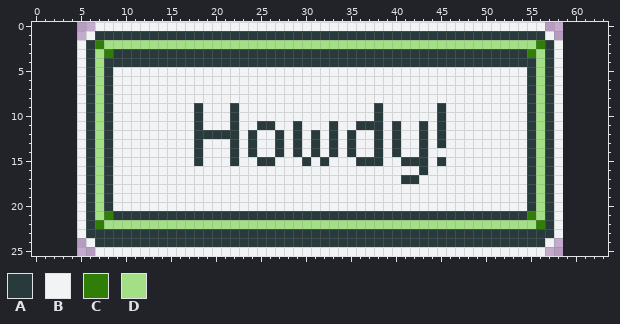
Two states of a pixel-art file, howdy.ase. This is how it looked before the edit.
54x26 pixels, 1 frame. The old version is drawn lined up with the new one, on the new canvas.
Palette (. is transparent): A #293a3d  B #f1f3f4  C #2e7e07  D #a3e085
Pixels before, first column x 5:
 0 ..BBBBBBBBBBBBBBBBBBBBBBBBBBBBBBBBBBBBBBBBBBBBBBBBBB..
 1 .BAAAAAAAAAAAAAAAAAAAAAAAAAAAAAAAAAAAAAAAAAAAAAAAAAAB.
 2 BACDDDDDDDDDDDDDDDDDDDDDDDDDDDDDDDDDDDDDDDDDDDDDDDDCAB
 3 BADCAAAAAAAAAAAAAAAAAAAAAAAAAAAAAAAAAAAAAAAAAAAAAACDAB
 4 BADAAAAAAAAAAAAAAAAAAAAAAAAAAAAAAAAAAAAAAAAAAAAAAAADAB
 5 BADABBBBBBBBBBBBBBBBBBBBBBBBBBBBBBBBBBBBBBBBBBBBBBADAB
 6 BADABBBBBBBBBBBBBBBBBBBBBBBBBBBBBBBBBBBBBBBBBBBBBBADAB
 7 BADABBBBBBBBBBBBBBBBBBBBBBBBBBBBBBBBBBBBBBBBBBBBBBADAB
 8 BADABBBBBBBBBBBBBBBBBBBBBBBBBBBBBBBBBBBBBBBBBBBBBBADAB
 9 BADABBBBBBBBBABBBABBBBBBBBBBBBBBBABBBBBBABBBBBBBBBADAB
10 BADABBBBBBBBBABBBABBBBBBBBBBBBBBBABBBBBBABBBBBBBBBADAB
11 BADABBBBBBBBBABBBABBAABBABBBABBAAABABBABABBBBBBBBBADAB
12 BADABBBBBBBBBAAAAABABBABABABABABBABABBABABBBBBBBBBADAB
13 BADABBBBBBBBBABBBABABBABABABABABBABABBABABBBBBBBBBADAB
14 BADABBBBBBBBBABBBABABBABABABABABBABABBABBBBBBBBBBBADAB
15 BADABBBBBBBBBABBBABBAABBBABABBBAAABBAAABABBBBBBBBBADAB
16 BADABBBBBBBBBBBBBBBBBBBBBBBBBBBBBBBBBBABBBBBBBBBBBADAB
17 BADABBBBBBBBBBBBBBBBBBBBBBBBBBBBBBBBAABBBBBBBBBBBBADAB
18 BADABBBBBBBBBBBBBBBBBBBBBBBBBBBBBBBBBBBBBBBBBBBBBBADAB
19 BADABBBBBBBBBBBBBBBBBBBBBBBBBBBBBBBBBBBBBBBBBBBBBBADAB
20 BADABBBBBBBBBBBBBBBBBBBBBBBBBBBBBBBBBBBBBBBBBBBBBBADAB
21 BADCAAAAAAAAAAAAAAAAAAAAAAAAAAAAAAAAAAAAAAAAAAAAAACDAB
22 BACDDDDDDDDDDDDDDDDDDDDDDDDDDDDDDDDDDDDDDDDDDDDDDDDCAB
23 BAAAAAAAAAAAAAAAAAAAAAAAAAAAAAAAAAAAAAAAAAAAAAAAAAAAAB
24 .BAAAAAAAAAAAAAAAAAAAAAAAAAAAAAAAAAAAAAAAAAAAAAAAAAAB.
25 ..BBBBBBBBBBBBBBBBBBBBBBBBBBBBBBBBBBBBBBBBBBBBBBBBBB..
New version:
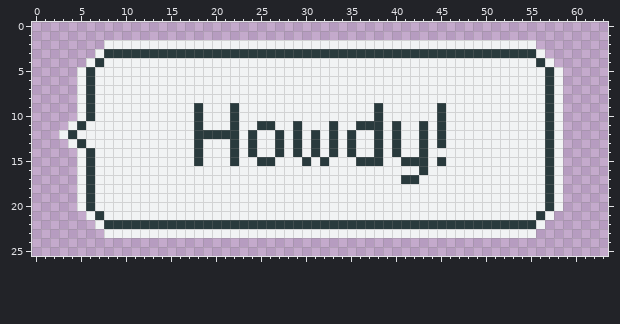
What changed:
canvas 54x26 -> 64x26, the old top-left corner now at 5,0
There is now colour A in row 12 at x 4.
The edit turns colour B into colour A in row 11 at x 5; in row 13 at x 5.
The edit turns colour C into colour A in row 3 at x 8 and 55.
The edit turns colour D into colour A in row 4 at x 7 and 56; in row 21 at x 7 and 56; in row 22 at x 8 to 55.
There is now colour B in row 11 at x 4; in row 12 at x 3; in row 13 at x 4.
The edit turns colour A into colour B in row 4 at x 6, 8 to 55 and 57; in rows 5 to 10 at x 8 and 55; in rows 11 to 13 at x 6, 8 and 55; in rows 14 to 20 at x 8 and 55; in row 21 at x 6, 9 to 54 and 57; in row 23 at x 8 to 55.
The edit turns colour C into colour B in row 21 at x 8 and 55; in row 22 at x 7 and 56.
The edit turns colour D into colour B in row 2 at x 8 to 55; in row 3 at x 7 and 56; in rows 5 to 20 at x 7 and 56.
Colour A is removed in row 1 at x 7 to 56; in rows 2 to 3 at x 6 and 57; in row 22 at x 6 and 57; in row 23 at x 6 to 7 and 56 to 57; in row 24 at x 7 to 56.
Colour B is removed in row 0 at x 7 to 56; in row 1 at x 6 and 57; in rows 2 to 4 at x 5 and 58; in rows 21 to 23 at x 5 and 58; in row 24 at x 6 and 57; in row 25 at x 7 to 56.
Colour C is removed in row 2 at x 7 and 56.
